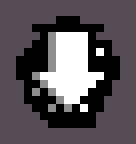
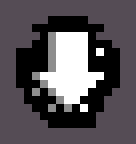
Comparing the layer stacks of the two 136 x 144 images. Changes:
painted on "MouseCursorHit.png" over (16, 16, 120, 88)
